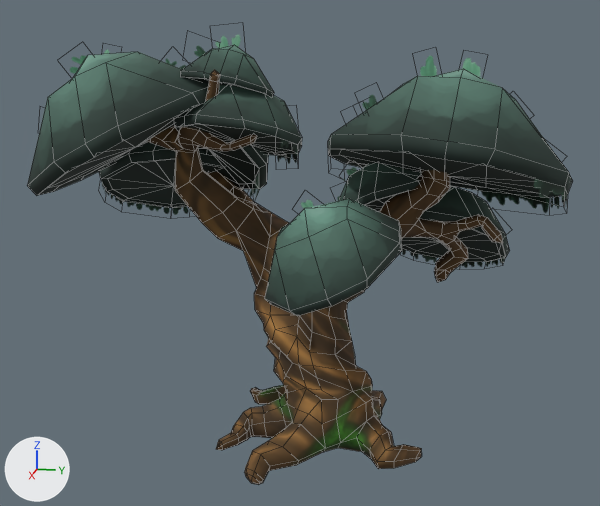
The FBX model Run4YourLife/Assets/Art/Props/Atrezzo/Trees/R4YL_PROP_tree001/R4YL_PROP_tree001.FBX, before and after one commit.
One viewpoint serves both versions: a camera (50 mm lens) standing at (3.29, 0.57, 1.64) and looking at (0.01, -0.09, 0.82). Arrows for +X, +Y and +Z are at lower left; the lights stay in place. Mesh edges are drawn as thin lines. Where no turn or scale is listed for an object, it has been applied to the vertices. Vertices at the same position are counted once.

The first picture shows 'R4YL_PROP_tree001'.
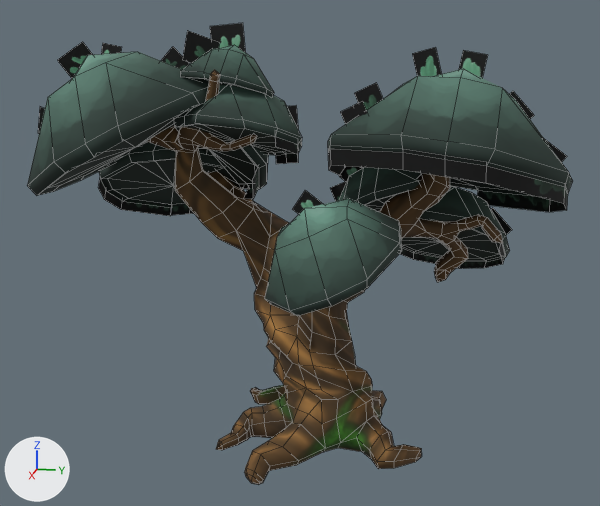
Where the newer file only moved an object's origin or applied its transform, the numbers keep the older frame.

Boxes (x1, y1, x2, y2) around the edits, measured in the pictures (600 x 506 px; the box of a moved part takes in the faces that stretch with it):
'R4YL_PROP_tree001', surface changed, reshaped
    before: (27, 35, 573, 485)
    after: (27, 23, 573, 485)
part 1 of me_mesh, moved or reshaped
    before: (102, 139, 568, 268)
    after: (98, 137, 568, 269)

Patch to the scene script:
```diff
--- a/Run4YourLife/Assets/Art/Props/Atrezzo/Trees/R4YL_PROP_tree001/R4YL_PROP_tree001.FBX.py
+++ b/Run4YourLife/Assets/Art/Props/Atrezzo/Trees/R4YL_PROP_tree001/R4YL_PROP_tree001.FBX.py
@@ mat_material__28 @@
 mat_material__28 = principled_material('Material #28')
-mat_material__28.texture = img_r4yl_prop_leaf_tree001_alpha_df_tga  # with its transparency
+mat_material__28.texture = img_r4yl_prop_leaf_tree001_alpha_df_tga
 mat_material__28.roughness = 0.859
@@ me_mesh @@
 # used by ob_r4yl_prop_tree001; location = (0.0, -0.183, 0.0)
-me_mesh.from_pydata(...)  # 1312 vertices, 1291 faces; spans x -0.71..0.71, y -1.02..1.14, z 0.01..1.74
+me_mesh.from_pydata(...)  # 1313 vertices, 1291 faces; spans x -0.71..0.71, y -1.02..1.14, z 0.01..1.74
+# me_mesh part 1
+# 22 vertices are removed from x -0.68..0.51, y -0.92..1.09, z 0.81..1.32
+# 19 faces are deleted
+# 9 vertices in x -0.39..-0.04, y 0.42..0.93, z 0.7..0.89 move by (0.0, 0.0, 0.01)
+# 5 vertices in x -0.1..0.51, y 0.26..1.09, z 1.07..1.29 move by (0.0, 0.0, -0.06)
+# 3 vertices in x -0.06..-0.01, y 0.02..0.08, z 1.17..1.23 move by (0.0, 0.0, 0.02)
+# 3 vertices in x -0.12..-0.07, y -0.03..0.02, z 1.14..1.2 move by (0.0, 0.0, 0.03)
+# 29 vertices move from x -0.67..0.51, y -0.92..1.13, z 0.68..1.29 to x -0.66..0.51, y -0.92..1.13, z 0.68..1.3
+# 23 vertices are added at x -0.68..0.51, y -0.92..1.09, z 0.82..1.35
+# 19 new faces join them, mat_material__28 (picture img_r4yl_prop_leaf_tree001_alpha_df_tga)
 me_mesh.materials.append(mat_material__26)
```
